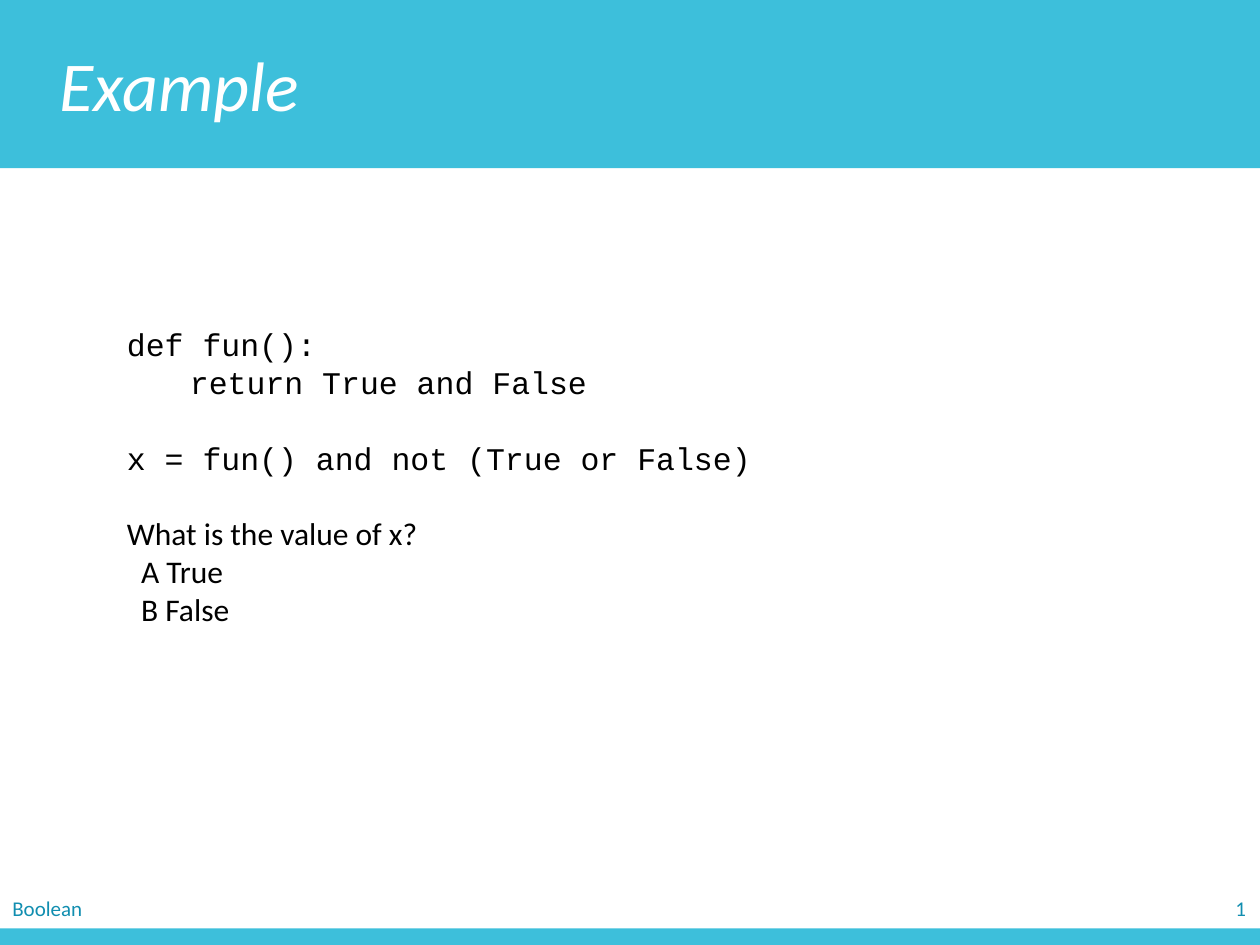
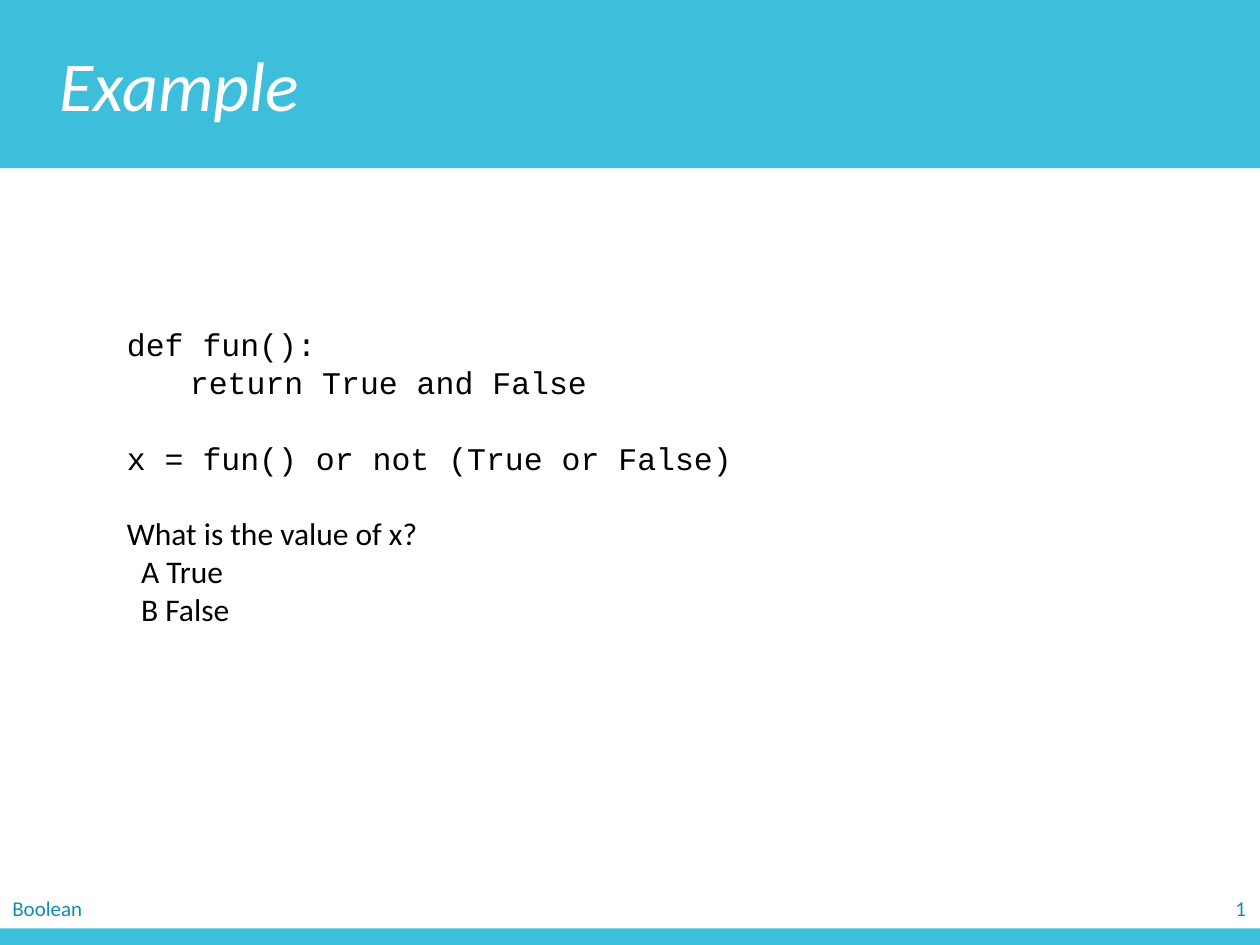
Before and after one commit to zichengliao/zuics101-fa17, a slide deck: slide 51 of lectures/lec05/lec05.pptx (slide 49 before the commit). Drawn at 1260x945 pixels with LibreOffice and Linux fonts; fonts in the diff are those of the drawing. Boxes give left, top, right and bottom in pixels: in the first picture for what was removed or moved away, otherwise in the second. Text is boxed around its words. In the diff, an @@ line names an element or a change of style, - is before the commit and + after.

```diff
--- a/lectures/lec05/lec05.pptx
+++ b/lectures/lec05/lec05.pptx
@@ text at [127, 447, 731, 477]: text changed @@
-x = fun() and not (True or False)
+x = fun() or not (True or False)
```
Also in this commit, not shown: 16 other slides changed, 3 slides added, 5 slides removed, 3 other files.
